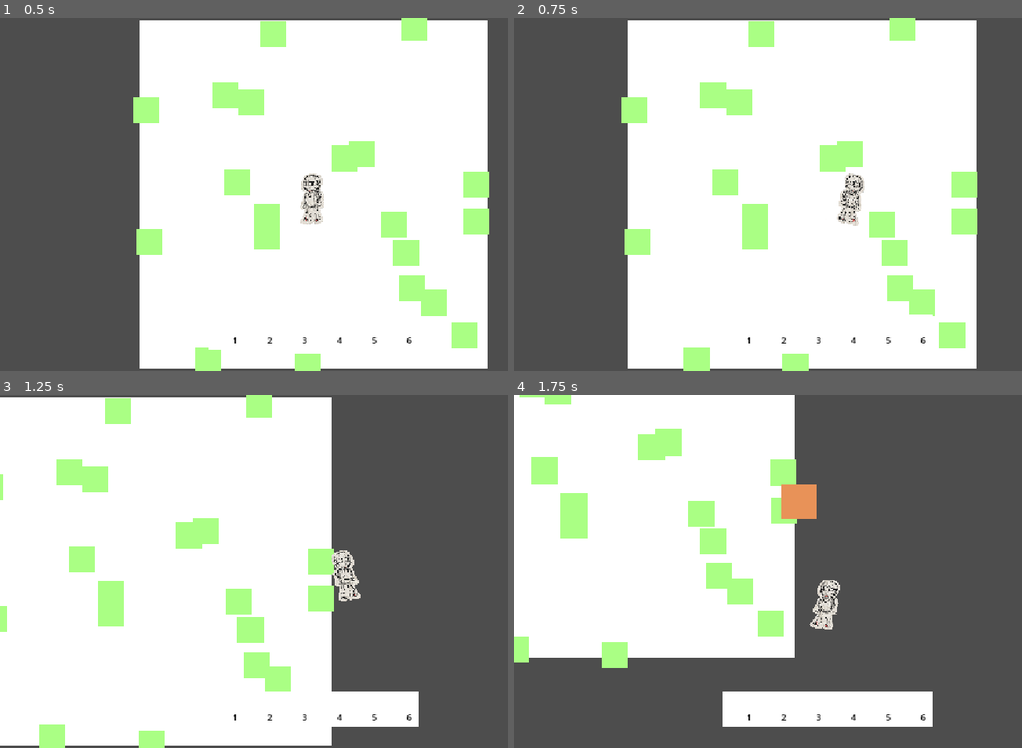
Above: before the commit, frames 1-4 (two rows, left to right).
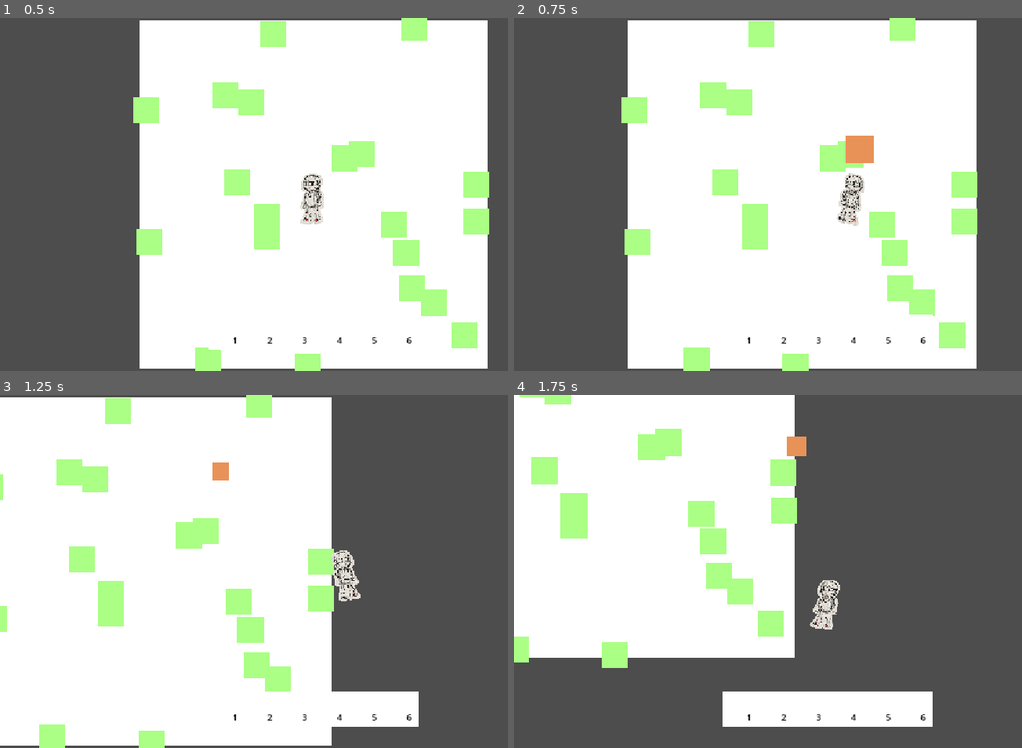
Above: after the commit, the same moments.

Repository: Duckwastakon/brackeysJam
Game: Godot game, scene res://animals/scene/map.tscn
The game is run twice, just before and just after one commit, with the same random seed, the same clock (stepped at 60 frames per second) and the same inputs. The project has no main scene, so this scene is started directly.
Inputs (mouse positions are in pixels of both pictures, inside the frame that each line leads up to):
- Up to frame 1 (0.5 s): no input
- Up to frame 2 (0.75 s): tap Enter at 0.5 s; move the mouse to (966, 176) at 0.52 s; hold D (right) from 0.53 s (still down); tap 1 (1) at 0.6 s; click (966, 176) at 0.67 s
- Up to frame 3 (1.25 s): keep holding D (right); tap 2 (2) at 0.8 s
- Up to frame 4 (1.75 s): move the mouse to (701, 589) at 1.27 s; release D (right) at 1.28 s; hold S (down) from 1.28 s (still down); tap 2 (2) at 1.35 s; click (701, 589) at 1.42 s; tap 3 (3) at 1.55 s

Frame 1 is identical in both runs. In frame 2, 0.4% of the frame differs, in the area x 63-71%, y 33-43%; in frame 3, 0.2%; in frame 4, 0.9%, in the area x 52-60%, y 11-36%.
Error in both runs: Invalid access to property or key 'damage' on a base object of type 'Area2D'. (res://player/attacking_controller.gd:38)

Commit message:
item dropping + equipping

Diff:
--- a/inventory.gd
+++ b/inventory.gd
@@ -29,17 +29,17 @@
 func getItem(ind):
 	return([inventory[ind], invAmounts[ind]])
 
-func pickUpItem(itemName):
+func pickUpItem(itemName, amount = 1):
 	var stackable = true
 	if(stackable):
 		if(inventory.has(itemName)):
-			invAmounts[inventory.find(itemName)] += 1
+			invAmounts[inventory.find(itemName)] += amount
 			return true
 		else:
 			for i in inventory.size():
 				if inventory[i] == "":
 					inventory[i] = itemName
-					invAmounts[i] += 1
+					invAmounts[i] += amount
 					return true
 	else:
 		for i in inventory.size():
@@ -69,5 +69,6 @@
 func dropItem(ind):
 	var item = [inventory[ind], invAmounts[ind]]
 	inventory[ind] = ""
+	print("Hello world")
 	invAmounts[ind] = 0
 	return item
--- a/player/attacking_controller.gd
+++ b/player/attacking_controller.gd
@@ -4,10 +4,15 @@
 
 var dir = 1
 @export var swingWidth = 60
+signal swingSignal
 
 var canAttack = true
 
-func swing():
+func _ready() -> void:
+	connect("swingSignal", swing)
+
+func swing(equipedItem):
+	if(!canAttack): return
 	canAttack = false
 	$hitBoxRotating/Area/CollisionShape2D.disabled = false
 	$hitBoxRotating/Area/ColorRect.visible = true
@@ -29,10 +34,5 @@
 	dir *= -1
 	canAttack = true
 
-
-func _process(delta: float) -> void:
-	if Input.is_mouse_button_pressed(MOUSE_BUTTON_LEFT) and canAttack:
-		swing()
-
 func _on_area_area_entered(area: Area2D) -> void:
 	area.damage.emit()
--- a/player/inventory.tscn
+++ b/player/inventory.tscn
@@ -34,3 +34,11 @@
 label_settings = SubResource("LabelSettings_sqil7")
 horizontal_alignment = 1
 vertical_alignment = 1
+
+[node name="hpBar" type="Control" parent="." unique_id=1526879345]
+layout_mode = 3
+anchors_preset = 0
+offset_left = 64.0
+offset_top = 448.0
+offset_right = 320.0
+offset_bottom = 512.0
--- a/player/player.gd
+++ b/player/player.gd
@@ -7,8 +7,11 @@
 
 @onready var playerArt = $playerArt
 @onready var inventory = $inventory
+@onready var attackingController = $AttackingController
 
-var equipedSlot = 1
+const itemPrefab = preload("res://resources/dropped_item.tscn")
+
+var equipedSlot = 0
 var equipedItem = ""
 
 func _physics_process(delta: float) -> void:
@@ -48,6 +51,9 @@
 	if Input.is_action_just_released("shift") and movingState == 1:
 		movingState = 0
 
+	if Input.is_mouse_button_pressed(MOUSE_BUTTON_LEFT):
+		attackingController.swingSignal.emit(equipedItem)
+
 	if Input.is_action_just_pressed("1"):
 		equipedSlot = 0
 		equipedItem = inventory.getItem(equipedSlot)[0]
@@ -69,8 +75,17 @@
 
 	if Input.is_action_just_pressed("q"):
 		var droppedItem = inventory.dropItem(equipedSlot)
+		if droppedItem[0] == "": return
+		equipedItem = ""
+		var itemClone = itemPrefab.instantiate()
 		print(droppedItem)
+		itemClone.itemName = droppedItem[0]
+		itemClone.amount = droppedItem[1]
+		itemClone.global_position = global_position
+		itemClone.rotation_degrees = randi_range(0, 360)
+		itemClone.velocity = 500 * randf_range(1, 1.5) * global_position.direction_to(get_global_mouse_position())
+		get_parent().add_child(itemClone)
 
 func _on_item_pickup_area_entered(area: Area2D) -> void:
-	if(inventory.pickUpItem(area.get_parent().itemName)):
+	if(inventory.pickUpItem(area.get_parent().itemName, area.get_parent().amount)):
 		area.get_parent().queue_free()
--- a/project.godot
+++ b/project.godot
@@ -25,7 +25,7 @@
 
 [editor_plugins]
 
-enabled=PackedStringArray()
+enabled=PackedStringArray("res://addons/godot_super-wakatime/plugin.cfg")
 
 [input]
 
--- a/resources/dropped_item.gd
+++ b/resources/dropped_item.gd
@@ -1,18 +1,21 @@
 extends CharacterBody2D
 
-const decel = 1
+const decel = 25
 var startingScale = 1
-const itemName = "sticks"
+var amount = 1
+var itemName = "sticks"
 
 func _ready() -> void:
 	startingScale = $ColorRect.scale.x
+
+	await get_tree().create_timer(1.5).timeout
+	$Area2D/CollisionShape2D.disabled = false
 
 func _physics_process(delta: float) -> void:
 	if(velocity != Vector2.ZERO):
 		velocity.x = move_toward(velocity.x, 0, decel)
 		velocity.y = move_toward(velocity.y, 0, decel)
-
-		$ColorRect.scale = Vector2(clamp(startingScale * velocity.length(), 1, 2),
-		clamp(startingScale * velocity.length(), 1, 2))
+		var scl = clamp(startingScale * velocity.length() / 200, 1, 1.6)
+		$ColorRect.scale = Vector2(scl, scl)
 
 		move_and_slide()
--- a/resources/dropped_item.tscn
+++ b/resources/dropped_item.tscn
@@ -20,3 +20,4 @@
 
 [node name="CollisionShape2D" type="CollisionShape2D" parent="Area2D" unique_id=1729551128]
 shape = SubResource("RectangleShape2D_porw7")
+disabled = true
--- a/resources/resource.gd
+++ b/resources/resource.gd
@@ -14,7 +14,7 @@
 	newResource.global_position = global_position
 	get_parent().call_deferred("add_child", newResource)
 
-	newResource.velocity = Vector2(randf_range(-1, 1), randf_range(-1, 1)).normalized() * 100 * randf_range(1.1, 1.4)
+	newResource.velocity = Vector2(randf_range(-1, 1), randf_range(-1, 1)).normalized() * 500 * randf_range(1.1, 1.4)
 
 var shakeAmount = 0
 
